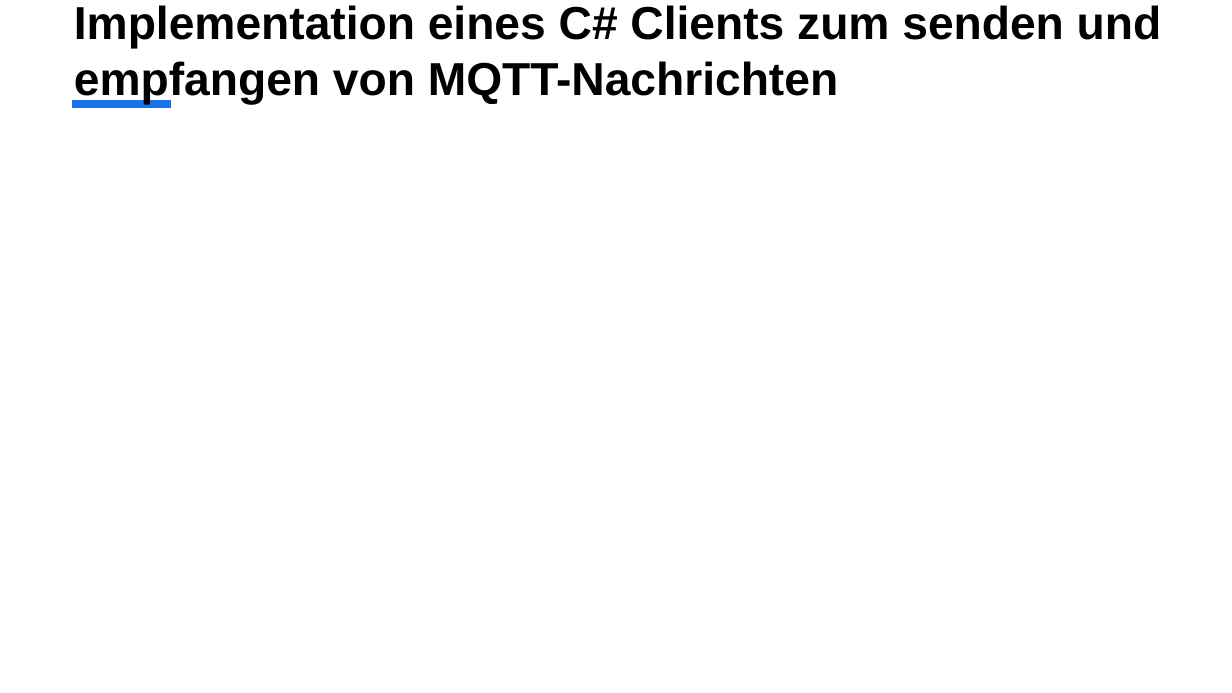
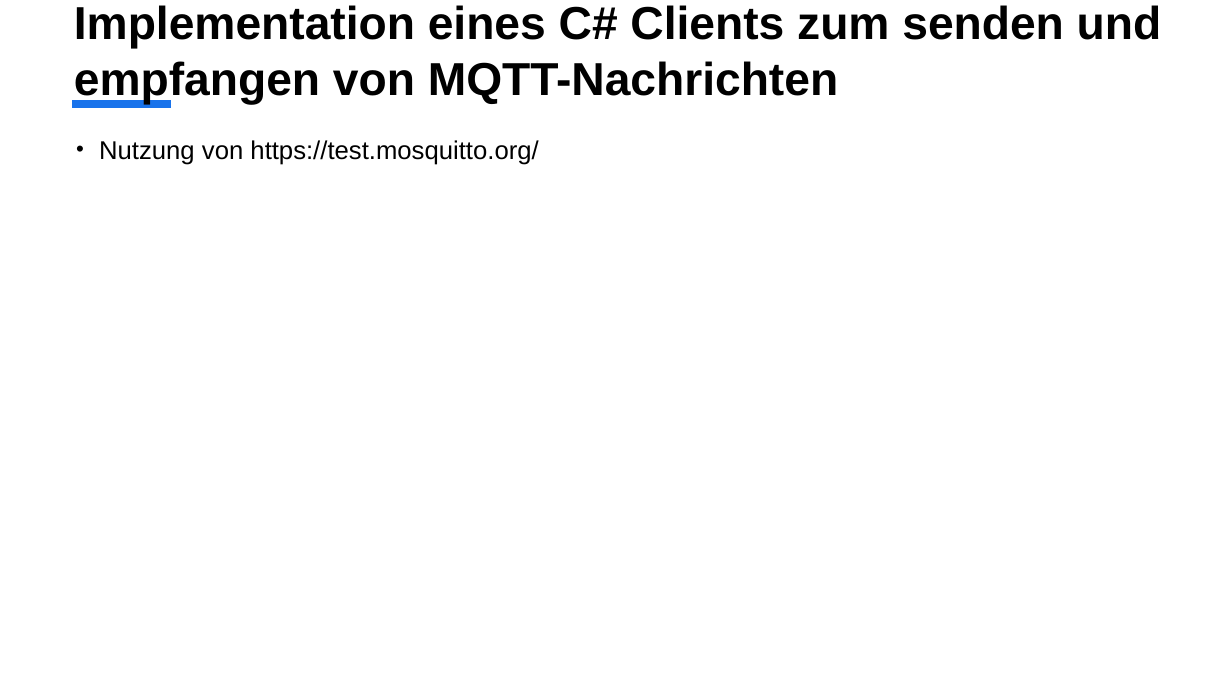
Before and after one commit to k-krauss/MQTT, a slide deck: slide 12 of Präsentation über IoT und MQTT.pptx (slide 10 before the commit). Drawn at 1232x693 pixels with LibreOffice and Linux fonts; fonts in the diff are those of the drawing. Boxes give left, top, right and bottom in pixels: in the first picture for what was removed or moved away, otherwise in the second. Text is boxed around its words. In the diff, an @@ line names an element or a change of style, - is before the commit and + after.

```diff
--- a/Präsentation über IoT und MQTT.pptx
+++ b/Präsentation über IoT und MQTT.pptx
@@ text added at [99, 140, 538, 165], 20 pt, text #000000 @@
+• Nutzung von https://test.mosquitto.org/
```
Also in this commit, not shown: 2 other slides changed, 3 slides added, 29 other files.
